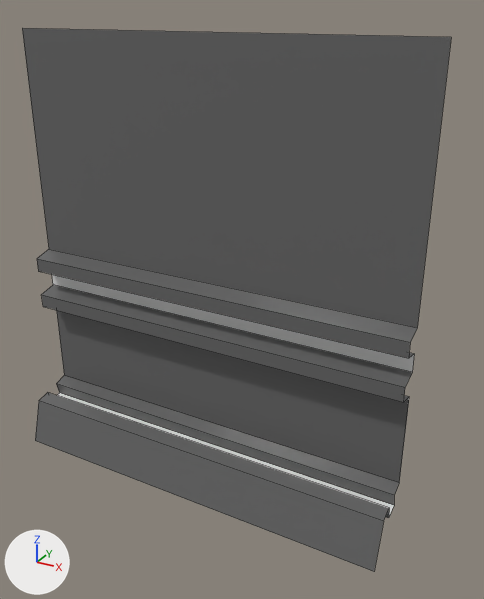
One commit to the FBX model Assets/FBX/Wall.fbx: the scene before it, then after it.
The view is the same before and after, from a 50 mm lens placed at (1.87, -3.0, 2.72), pointed at (0.22, 0.01, 1.22). The axes (+X, +Y, +Z) are drawn at lower left. The lights are the same throughout. Mesh edges are drawn as thin lines. Where no turn or scale is listed for an object, it has been applied to the vertices.

The scene before the commit, as lines of its bpy script (objects in view):
```python
me_cube = bpy.data.meshes.new('Cube')
me_cube.from_pydata(...)  # 32 vertices, 15 faces; spans x -1.2..1.2, y -0.34..0.0, z -1.0..1.6
# faces by material slot: [13, 2]
me_cube.materials.append(mat_base)  # dark grey #666666
me_cube.materials.append(mat_blue_emission)  # white #e7e7e7
ob_wall = bpy.data.objects.new('Wall', me_cube)
ob_wall.location = (0.0, 0.0, 1.0)
```
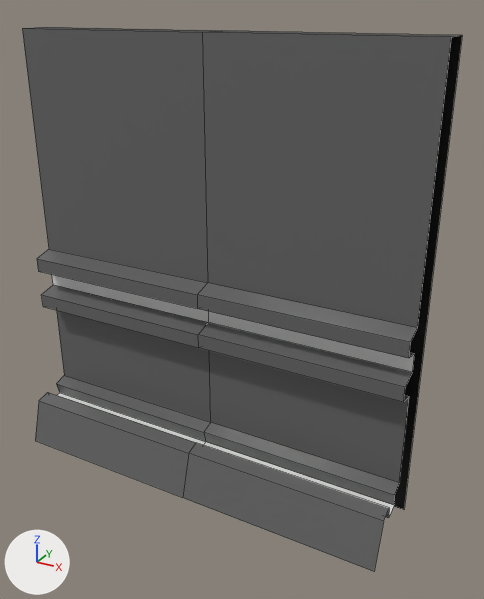
What differs and where, as boxes (x1, y1, x2, y2) in the pictures (484 x 599 px):
'Wall', reshaped: before (22, 28, 451, 572); after (22, 27, 462, 572)

What the commit changed:
Material 'BLack Back wall 2' (mat_black_back_wall_2) is new.
Its base color is (0.0, 0.0, 0.0) (black #000000).
me_cube is used by ob_wall; location (0.0, 0.0, 1.0).
me_cube had 32 vertices, 15 faces and spanned x -1.2..1.2, y -0.34..0.0, z -1.0..1.6.
me_cube now has 54 vertices, 34 faces and spans x -1.2..1.2, y -0.34..0.2, z -1.0..1.6.
Part 1, on me_cube:
15 faces are deleted.
6 vertices are added at (1.2, 0.2, 1.6), (-1.2, 0.2, 1.6), (0.0, 0.2, 1.6), (1.2, 0.2, -1.0), (-1.2, 0.2, -1.0), (0.0, 0.2, -1.0).
16 new vertices lie (-1.2, 0.0, 0.0) away from vertices in x 1.2, y -0.34..0.0, z -1.0..1.6.
26 new faces join them, mat_base (dark grey #666666).
4 new faces join them, mat_blue_emission (white #e7e7e7).
4 new faces join them, mat_black_back_wall_2 (black #000000).
me_cube now uses material mat_black_back_wall_2 (black #000000).
